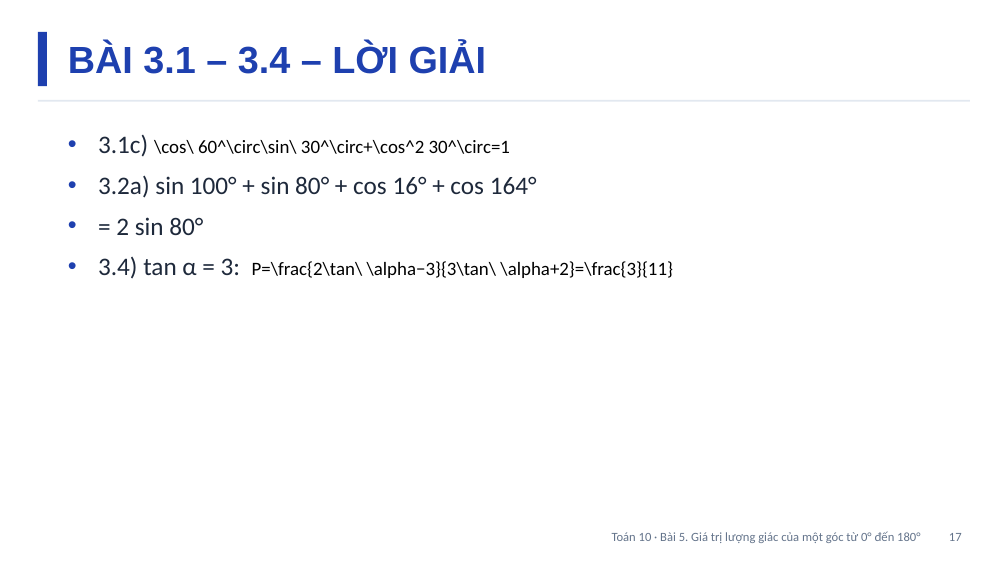
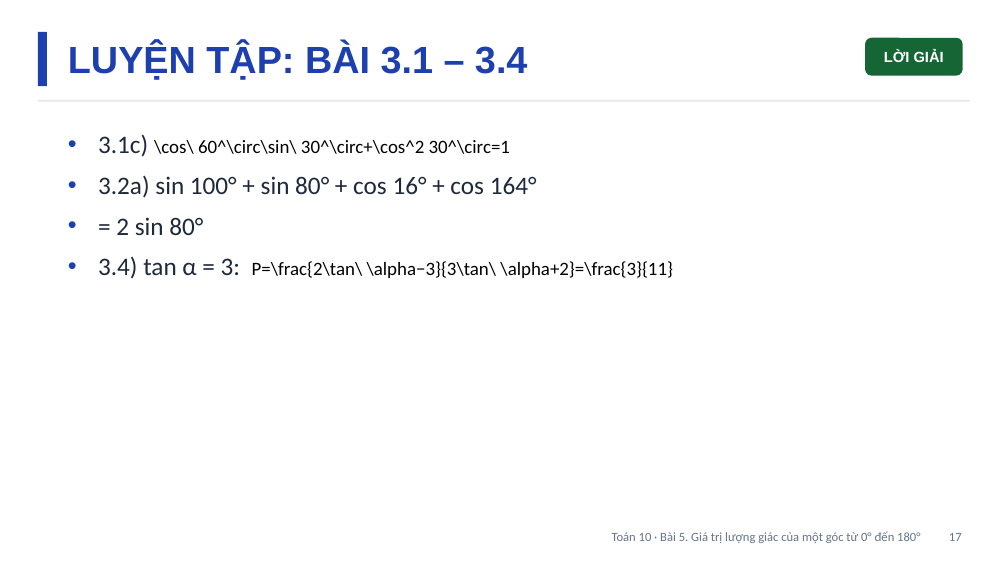
Before and after one commit to Trangtu66/Taode_thi_online, a slide deck: slide 17 of slide/Slide_TOAN10_Bai5_T16-17.pptx. Drawn at 1008x567 pixels with LibreOffice and Linux fonts; fonts in the diff are those of the drawing. Boxes give left, top, right and bottom in pixels: in the first picture for what was removed or moved away, otherwise in the second. Text is boxed around its words. In the diff, an @@ line names an element or a change of style, - is before the commit and + after.

```diff
--- a/slide/Slide_TOAN10_Bai5_T16-17.pptx
+++ b/slide/Slide_TOAN10_Bai5_T16-17.pptx
@@ text at (68, 44, 528, 80): text changed @@
-BÀI 3.1 – 3.4 – LỜI GIẢI
+LUYỆN TẬP: BÀI 3.1 – 3.4
@@ rounded rectangle added at (865, 38, 963, 76), fill #166534, 14 pt, text #FFFFFF, bold @@
+LỜI GIẢI
```
Also in this commit, not shown: 11 other slides changed, 17 other files.
